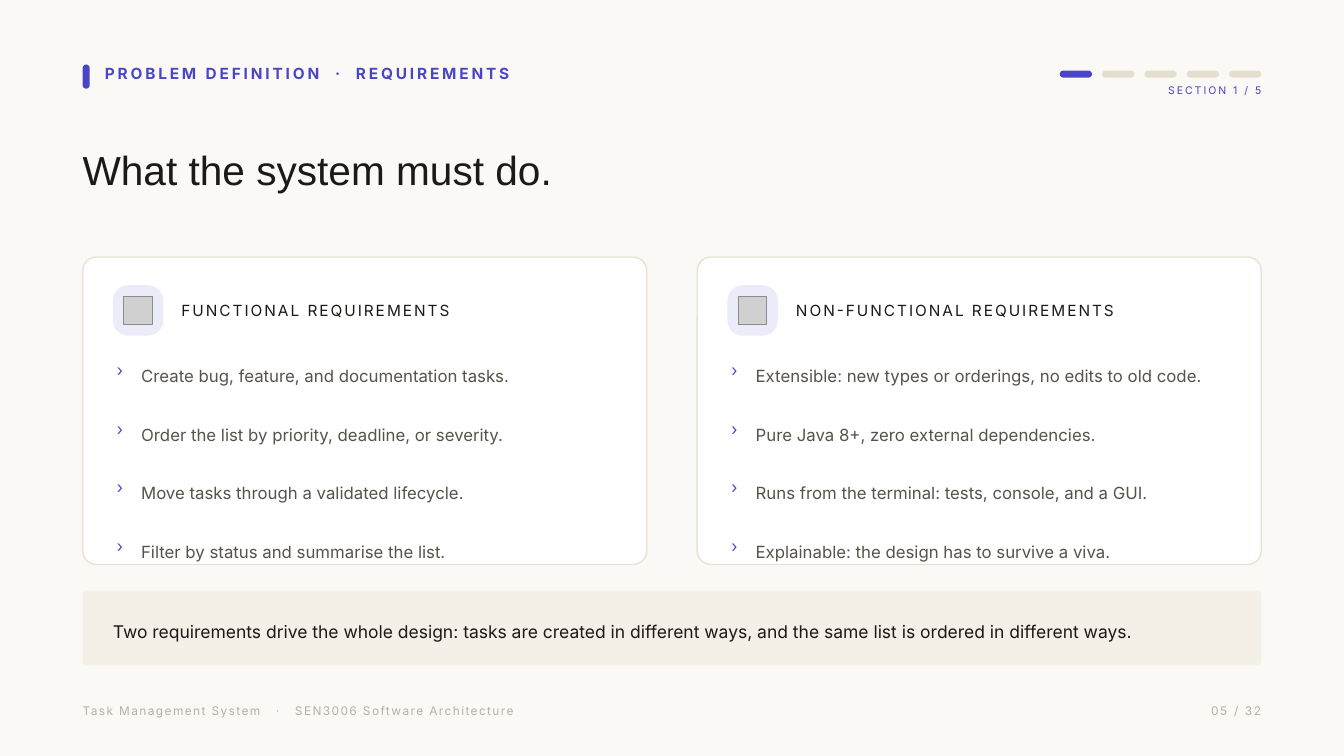
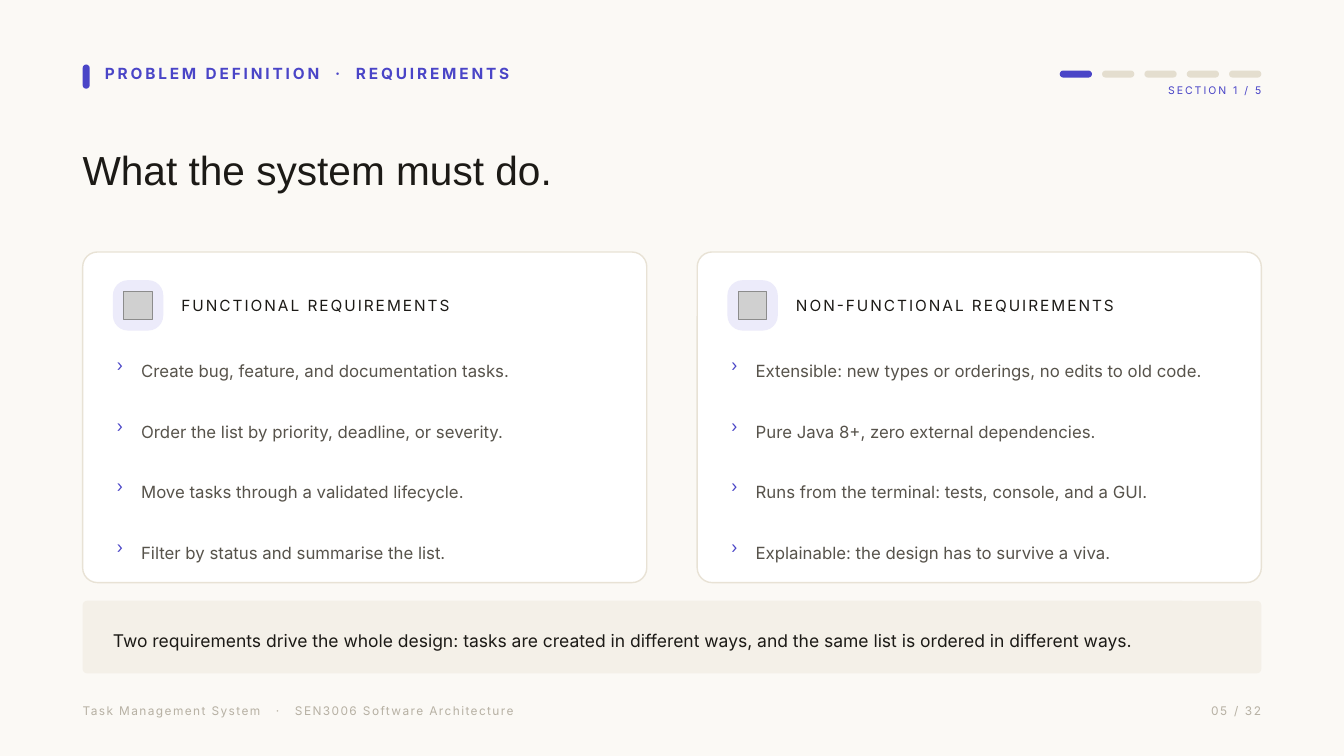
Before and after one commit to Jendawy/software-architecture-project, a slide deck: slide 5 of deck/Task-Management-System.pptx. Drawn at 1344x756 pixels with LibreOffice and Linux fonts; fonts in the diff are those of the drawing; grey boxes stand for pictures. Boxes give left, top, right and bottom in pixels: in the first picture for what was removed or moved away, otherwise in the second. Text is boxed around its words. In the diff, an @@ line names an element or a change of style, - is before the commit and + after.

```diff
--- a/deck/Task-Management-System.pptx
+++ b/deck/Task-Management-System.pptx
@@ rounded rectangle: place and size @@
-rounded rectangle at (83, 257, 647, 565)
+rounded rectangle at (83, 252, 647, 583)
@@ rounded rectangle: place and size @@
-rounded rectangle at (698, 257, 1262, 565)
+rounded rectangle at (698, 252, 1262, 583)
@@ 6 texts, 2 pictures, 2 rounded rectangles: place and size @@
-6 texts, 2 pictures, 2 rounded rectangles at (113, 285, 1202, 391)
+6 texts, 2 pictures, 2 rounded rectangles at (113, 280, 1202, 386)
@@ rounded rectangle: place and size @@
-rounded rectangle at (83, 591, 1261, 665)
+rounded rectangle at (83, 601, 1261, 674)
@@ text "Two requirements drive the whole ...": place and size @@
-text "Two requirements drive the whole ..." at (113, 624, 1132, 642)
+text "Two requirements drive the whole ..." at (113, 633, 1132, 651)
```
Also in this commit, not shown: 5 other slides changed, 1 other file.
